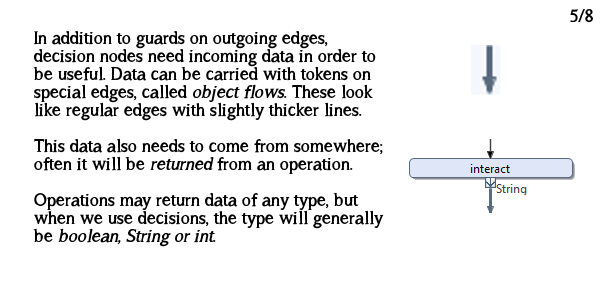
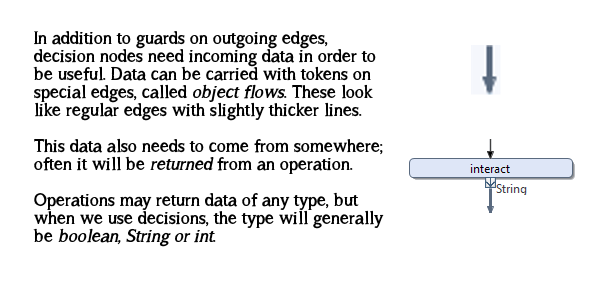
The second w=600, h=300 image is a revision of the first. Changes to its layers:
painted on "5/8" over [570, 9, 593, 23]
